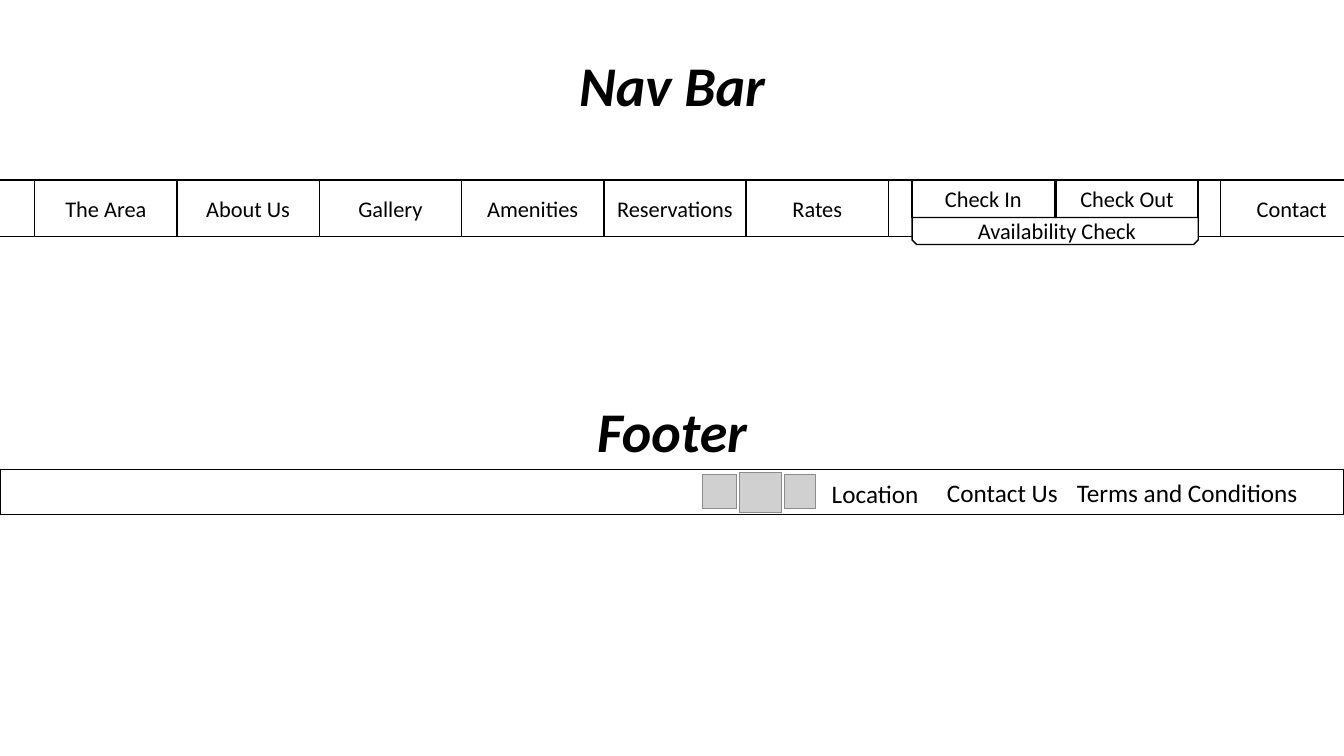
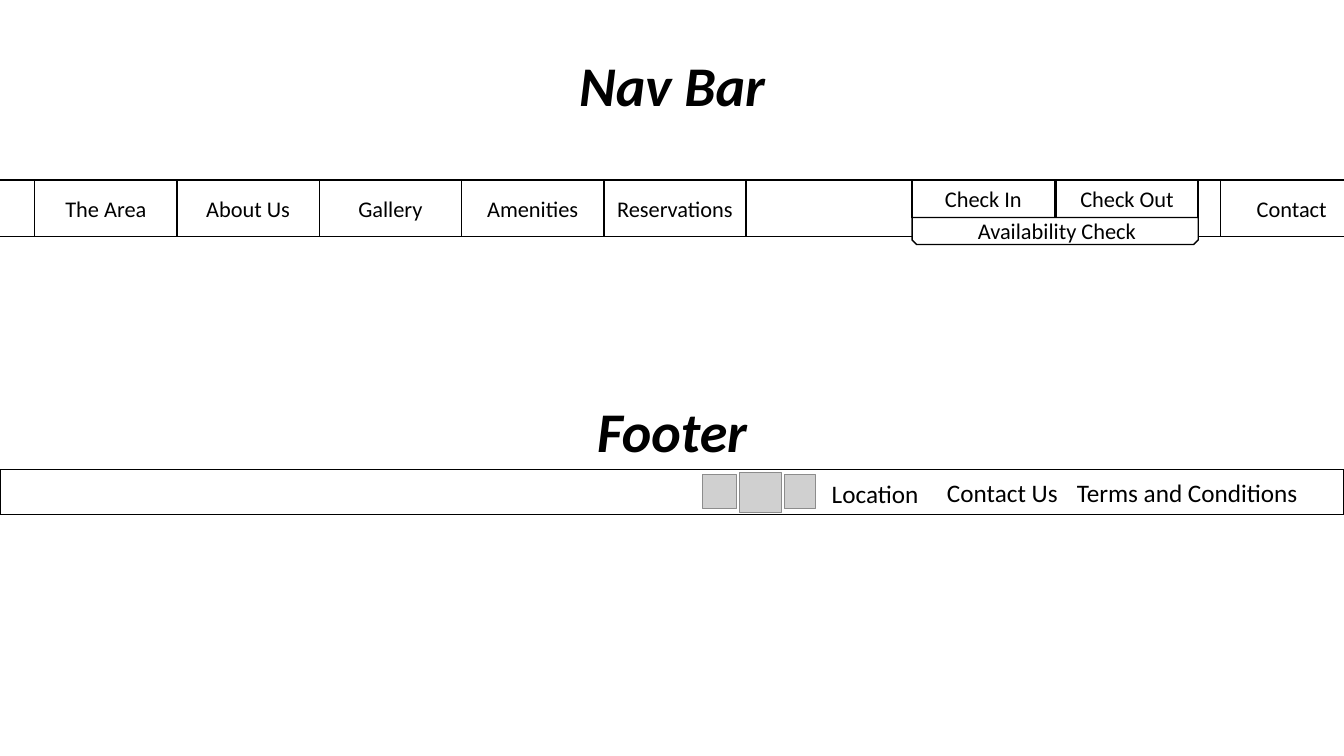
Before and after one commit to carlkassebaum/carob-cottage, a slide deck: slide 1 of documentation/flow_diagrams/Diagrams.pptx. Drawn at 1344x756 pixels with LibreOffice and Linux fonts; fonts in the diff are those of the drawing; grey boxes stand for pictures. Boxes give left, top, right and bottom in pixels: in the first picture for what was removed or moved away, otherwise in the second. Text is boxed around its words. In the diff, an @@ line names an element or a change of style, - is before the commit and + after.

```diff
--- a/documentation/flow_diagrams/Diagrams.pptx
+++ b/documentation/flow_diagrams/Diagrams.pptx
@@ rectangle removed at [746, 180, 888, 237] @@
-Rates
```
Also in this commit, not shown: 1 slide added, 1 other file.
